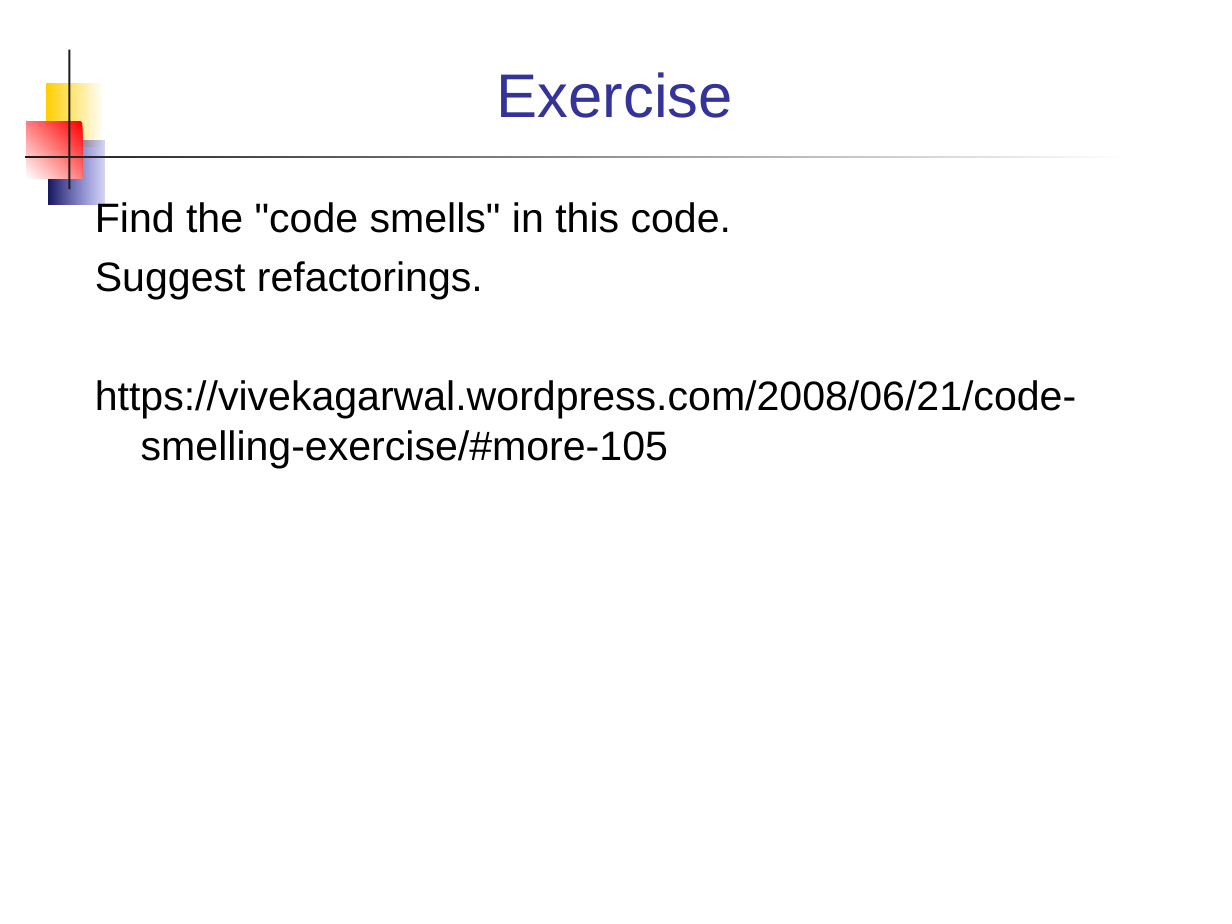
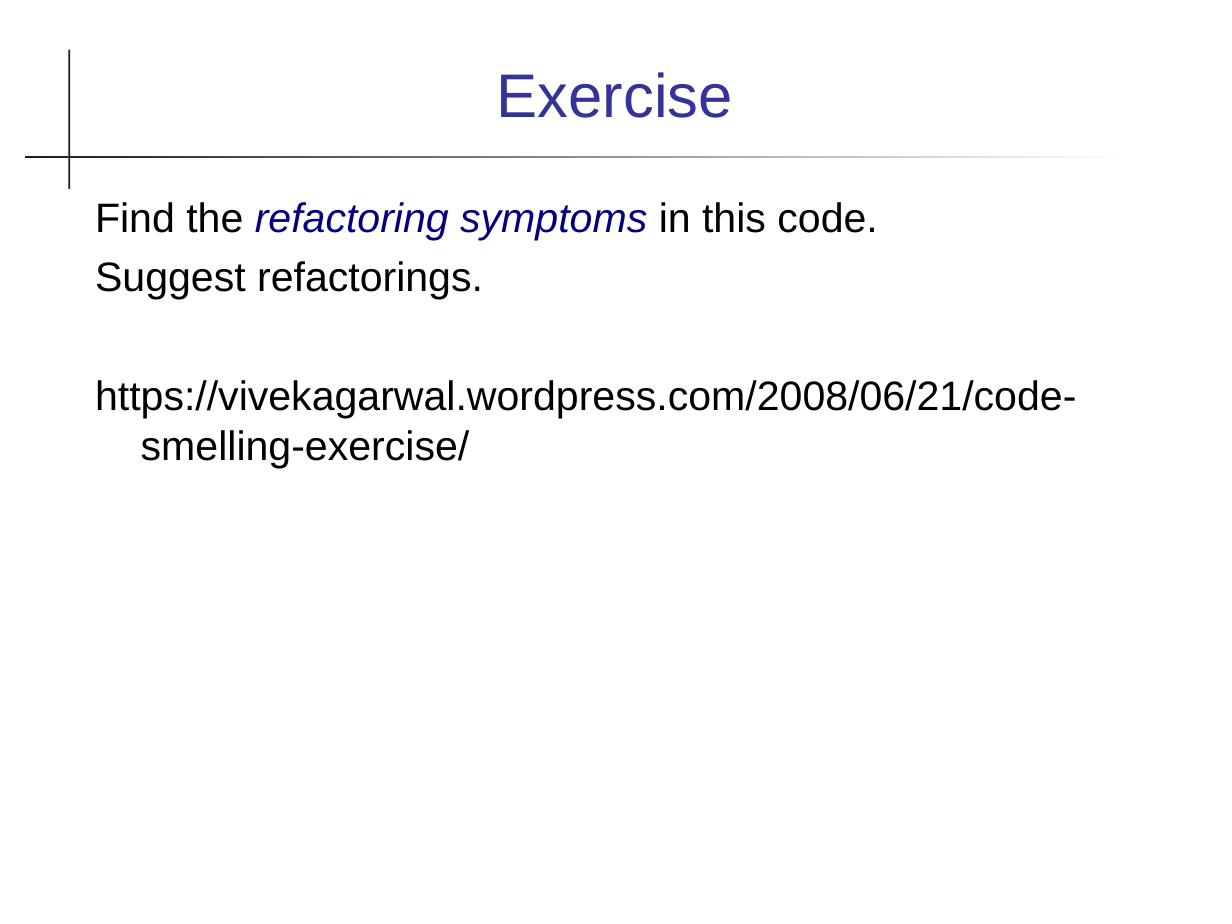
Before and after one commit to cpske/ISP, a slide deck: slide 17 of refactoring/Refactoring-Patterns.ppt (slide 16 before the commit). Drawn at 1232x924 pixels with LibreOffice and Linux fonts; fonts in the diff are those of the drawing. Boxes give left, top, right and bottom in pixels: in the first picture for what was removed or moved away, otherwise in the second. Text is boxed around its words. In the diff, an @@ line names an element or a change of style, - is before the commit and + after.

Commit message:
add refactoring patterns slides

```diff
--- a/refactoring/Refactoring-Patterns.ppt
+++ b/refactoring/Refactoring-Patterns.ppt
@@ rectangle removed at (x1=46, y1=83, x2=103, y2=147) @@
@@ rectangle removed at (x1=27, y1=122, x2=83, y2=179) @@
@@ rectangle removed at (x1=48, y1=140, x2=103, y2=205) @@
@@ text at (x1=95, y1=202, x2=877, y2=240): text changed; text colour #000000 to #000080; italic on @@
-Find the "code smells" in this code.
+Find the refactoring symptoms in this code.
@@ text at (x1=95, y1=380, x2=1076, y2=468): text changed @@
-https://vivekagarwal.wordpress.com/2008/06/21/code-smelling-exercise/#more-105
+https://vivekagarwal.wordpress.com/2008/06/21/code-smelling-exercise/
```
Also in this commit, not shown: 15 other slides changed, 2 slides added, 2 other files.
